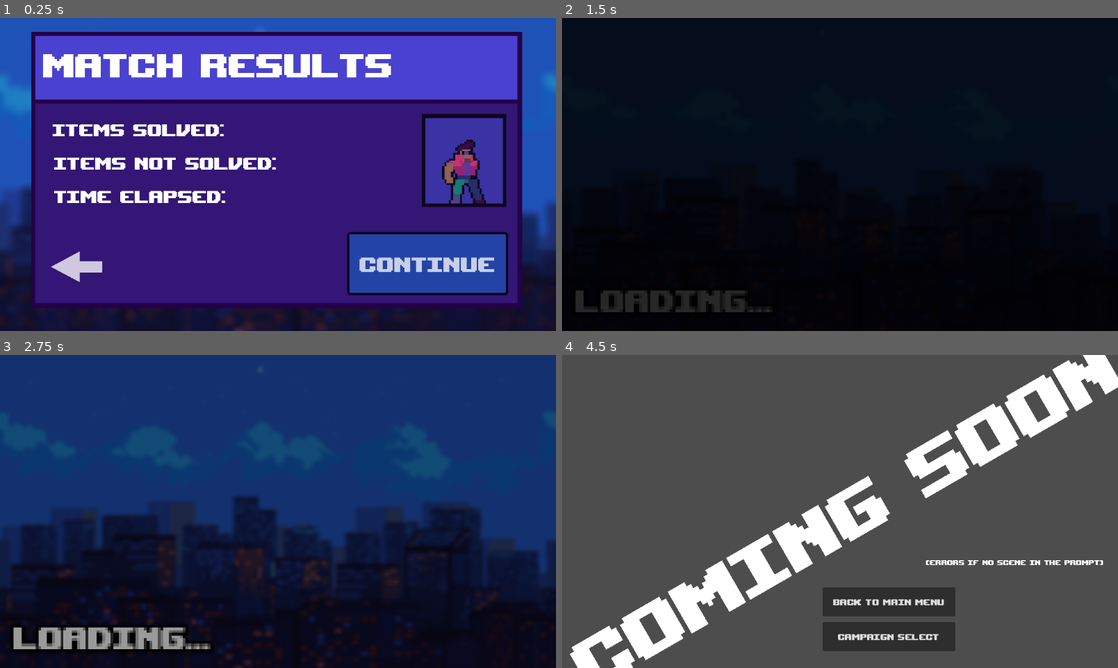
Above: before the commit, frames 1-4 (two rows, left to right).
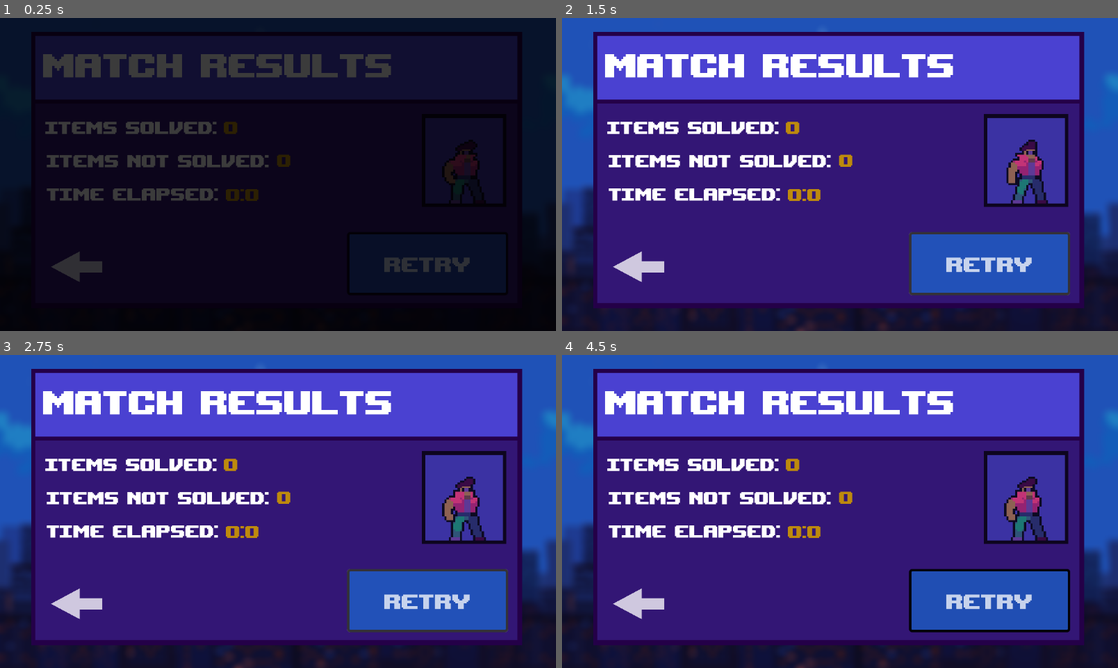
Above: after the commit, the same moments.

Repository: VinceAL-9/Mathfight
Game: Godot game, scene res://scenes/Whole game/Choose mode/campaign/Core gameplay/match_results.tscn
Same seed, same stepped clock (60 frames per second), same inputs: the game is played once before the commit and once after it. This scene is started directly instead of the project's main scene. Sound files missing from this copy of the repository are replaced by a short silence.
Inputs (mouse positions are in pixels of both pictures, inside the frame that each line leads up to):
- Up to frame 1 (0.25 s): no input
- Up to frame 2 (1.5 s): click (639, 265) at 0.5 s; click "Continue" (after the commit: "Retry") at 1.25 s
- Up to frame 3 (2.75 s): click "Continue" (after the commit: "Retry") at 2 s
- Up to frame 4 (4.5 s): click "Continue" (after the commit: "Retry") at 2.75 s; click (684, 445) at 3.5 s, where only the run before the commit has a clickable "STORE"; click (684, 495) at 4.25 s, where only the run before the commit has a clickable "ACHIEVEMENTS"

The runs differ from the first frame. In frame 1, 99% of the frame differs, in the area x 0-100%, y 0-100%; in frame 2, 99%; in frame 3, 92%; in frame 4, 100%.

Commit message:
Match results scene changes and fixes
Added the numbers for statistics, and made the button functional

Diff:
--- a/project.godot
+++ b/project.godot
@@ -24,6 +24,7 @@
 Functions="*res://scripts/Whole game/functions.gd"
 Gamestate="*res://scripts/Whole game/Choose mode/campaign/Core gameplay/gamestate.gd"
 Music="*res://scenes/Whole game/music_player.tscn"
+Leveldata="*res://scripts/Whole game/Choose mode/campaign/Core gameplay/leveldata.gd"
 
 [display]
 
--- a/scenes/Whole game/Choose mode/campaign/Core gameplay/match_results.tscn
+++ b/scenes/Whole game/Choose mode/campaign/Core gameplay/match_results.tscn
@@ -67,8 +67,96 @@
 }],
 "loop": true,
 "name": &"idle",
-"speed": 10.0
+"speed": 5.0
 }]
+
+[sub_resource type="Animation" id="Animation_v7xk8"]
+length = 0.001
+tracks/0/type = "value"
+tracks/0/imported = false
+tracks/0/enabled = true
+tracks/0/path = NodePath("Transition/ColorRect:self_modulate")
+tracks/0/interp = 1
+tracks/0/loop_wrap = true
+tracks/0/keys = {
+"times": PackedFloat32Array(0),
+"transitions": PackedFloat32Array(1),
+"update": 0,
+"values": [Color(1, 1, 1, 1)]
+}
+tracks/1/type = "value"
+tracks/1/imported = false
+tracks/1/enabled = true
+tracks/1/path = NodePath("Transition/ColorRect:visible")
+tracks/1/interp = 1
+tracks/1/loop_wrap = true
+tracks/1/keys = {
+"times": PackedFloat32Array(0),
+"transitions": PackedFloat32Array(1),
+"update": 1,
+"values": [true]
+}
+
+[sub_resource type="Animation" id="Animation_7safa"]
+resource_name = "fade_in"
+tracks/0/type = "value"
+tracks/0/imported = false
+tracks/0/enabled = true
+tracks/0/path = NodePath("Transition/ColorRect:self_modulate")
+tracks/0/interp = 1
+tracks/0/loop_wrap = true
+tracks/0/keys = {
+"times": PackedFloat32Array(0, 1),
+"transitions": PackedFloat32Array(1, 1),
+"update": 0,
+"values": [Color(1, 1, 1, 1), Color(1, 1, 1, 0)]
+}
+tracks/1/type = "value"
+tracks/1/imported = false
+tracks/1/enabled = true
+tracks/1/path = NodePath("Transition/ColorRect:visible")
+tracks/1/interp = 1
+tracks/1/loop_wrap = true
+tracks/1/keys = {
+"times": PackedFloat32Array(1),
+"transitions": PackedFloat32Array(1),
+"update": 1,
+"values": [false]
+}
+
+[sub_resource type="Animation" id="Animation_0auvj"]
+resource_name = "fade_out"
+tracks/0/type = "value"
+tracks/0/imported = false
+tracks/0/enabled = true
+tracks/0/path = NodePath("Transition/ColorRect:self_modulate")
+tracks/0/interp = 1
+tracks/0/loop_wrap = true
+tracks/0/keys = {
+"times": PackedFloat32Array(0, 0.966667),
+"transitions": PackedFloat32Array(1, 1),
+"update": 0,
+"values": [Color(1, 1, 1, 0), Color(1, 1, 1, 1)]
+}
+tracks/1/type = "value"
+tracks/1/imported = false
+tracks/1/enabled = true
+tracks/1/path = NodePath("Transition/ColorRect:visible")
+tracks/1/interp = 1
+tracks/1/loop_wrap = true
+tracks/1/keys = {
+"times": PackedFloat32Array(0),
+"transitions": PackedFloat32Array(1),
+"update": 1,
+"values": [true]
+}
+
+[sub_resource type="AnimationLibrary" id="AnimationLibrary_nbrat"]
+_data = {
+&"RESET": SubResource("Animation_v7xk8"),
+&"fade_in": SubResource("Animation_7safa"),
+&"fade_out": SubResource("Animation_0auvj")
+}
 
 [node name="Control" type="Control"]
 layout_mode = 3
@@ -138,31 +226,62 @@
 metadata/_edit_use_anchors_ = true
 
 [node name="ItemsSolvedText" type="RichTextLabel" parent="CanvasLayer"]
-offset_left = 109.0
-offset_top = 207.0
-offset_right = 575.0
-offset_bottom = 257.0
+offset_left = 94.0
+offset_top = 202.0
+offset_right = 560.0
+offset_bottom = 252.0
 theme_override_fonts/normal_font = ExtResource("3_7dvep")
 theme_override_font_sizes/normal_font_size = 50
 text = "Items Solved:"
 
+[node name="ItemsSolved" type="RichTextLabel" parent="CanvasLayer"]
+offset_left = 464.0
+offset_top = 202.0
+offset_right = 675.0
+offset_bottom = 252.0
+theme_override_colors/default_color = Color(0.815686, 0.6, 0, 0.886275)
+theme_override_fonts/normal_font = ExtResource("3_7dvep")
+theme_override_font_sizes/normal_font_size = 50
+text = "Solved
+"
+
 [node name="ItemsNotSolvedText" type="RichTextLabel" parent="CanvasLayer"]
-offset_left = 112.0
-offset_top = 276.0
-offset_right = 599.0
-offset_bottom = 326.0
+offset_left = 97.0
+offset_top = 271.0
+offset_right = 584.0
+offset_bottom = 321.0
 theme_override_fonts/normal_font = ExtResource("3_7dvep")
 theme_override_font_sizes/normal_font_size = 50
 text = "Items Not solved:"
 
+[node name="ItemsNotSolved" type="RichTextLabel" parent="CanvasLayer"]
+offset_left = 574.0
+offset_top = 270.0
+offset_right = 860.0
+offset_bottom = 320.0
+theme_override_colors/default_color = Color(0.815686, 0.6, 0, 0.886275)
+theme_override_fonts/normal_font = ExtResource("3_7dvep")
+theme_override_font_sizes/normal_font_size = 50
+text = "Not solved"
+
 [node name="TimeElapsedText" type="RichTextLabel" parent="CanvasLayer"]
-offset_left = 112.0
-offset_top = 345.0
-offset_right = 578.0
-offset_bottom = 395.0
+offset_left = 97.0
+offset_top = 340.0
+offset_right = 456.0
+offset_bottom = 390.0
 theme_override_fonts/normal_font = ExtResource("3_7dvep")
 theme_override_font_sizes/normal_font_size = 50
 text = "Time elapsed:"
+
+[node name="TimeElapsed" type="RichTextLabel" parent="CanvasLayer"]
+offset_left = 468.0
+offset_top = 341.0
+offset_right = 831.0
+offset_bottom = 391.0
+theme_override_colors/default_color = Color(0.815686, 0.6, 0, 0.886275)
+theme_override_fonts/normal_font = ExtResource("3_7dvep")
+theme_override_font_sizes/normal_font_size = 50
+text = "Time"
 
 [node name="BackButton" type="TextureButton" parent="CanvasLayer"]
 modulate = Color(1, 1, 1, 0.764706)
@@ -225,7 +344,21 @@
 scale = Vector2(4.57292, 3.89482)
 sprite_frames = SubResource("SpriteFrames_tc4w2")
 animation = &"idle"
-frame_progress = 0.272894
+frame_progress = 0.376396
+
+[node name="Transition" type="AnimationPlayer" parent="CanvasLayer"]
+process_mode = 3
+libraries = {
+&"": SubResource("AnimationLibrary_nbrat")
+}
+
+[node name="ColorRect" type="ColorRect" parent="CanvasLayer/Transition"]
+anchors_preset = 15
+anchor_right = 1.0
+anchor_bottom = 1.0
+grow_horizontal = 2
+grow_vertical = 2
+color = Color(0, 0, 0, 1)
 
 [connection signal="pressed" from="CanvasLayer/BackButton" to="." method="_on_back_button_pressed"]
 [connection signal="pressed" from="CanvasLayer/ContinueButton" to="." method="_on_continue_button_pressed"]
--- a/scripts/Whole game/Choose mode/campaign/Core gameplay/game.gd
+++ b/scripts/Whole game/Choose mode/campaign/Core gameplay/game.gd
@@ -75,12 +75,15 @@
 		await get_tree().create_timer(1.5).timeout
 
 		player_health -= 10
+
+		Leveldata.items_not_solved += 1
 		update_health_ui()
 
 
 		if player_health <= 0:
 			anim.play("player_death") # death animation for player
 			enemy_sprite.play("idle")
+			Leveldata.player_win = false
 			await end_game_after_delay()
 			return
 
@@ -112,11 +115,13 @@
 		else: # normal damage
 			enemy_health -= 10
 
+		Leveldata.items_solved += 1
 		update_health_ui()
 
 		if enemy_health <= 0:
 			anim.play("enemy_death") # death animation for enemy
 			player_sprite.play("idle")
+			Leveldata.player_win = true
 
 			await end_game_after_delay()
 			return
@@ -148,17 +153,21 @@
 		else:
 			solve_timer_display.add_theme_color_override("font_color", Color.YELLOW)
 
+	Leveldata.time_elapsed += _delta
+
 func end_game_after_delay() -> void: # wait for a moment before ending the game
-	transition.play("fade_out")
+
 	game_over = true # prevent further interaction
 
 	solve_timer.stop()
 	prob_timer.stop()
+	transition.play("fade_out")
+	await get_tree().create_timer(1).timeout
 
 	display.queue_free() # remove every UI element from screen
 
-	await get_tree().create_timer(4.0).timeout # wait 5 seconds before final action
+	await get_tree().create_timer(5.0).timeout # wait 5 seconds before final action
 
-	# Now show a Game Over screen or quit, as well as play the corresponding music
-	Music.play_match_results()
-	get_tree().change_scene_to_file("res://scenes/Whole game/Choose mode/campaign/Core gameplay/match_results.tscn")
+	# Now show a Game Over screen or quit
+	Functions.load_screen_to_scene("res://scenes/Whole game/Choose mode/campaign/Core gameplay/match_results.tscn")
+	print("Game Over") # Optional: Replace with UI or scene change
--- /dev/null
+++ b/scripts/Whole game/Choose mode/campaign/Core gameplay/leveldata.gd
@@ -0,0 +1,8 @@
+extends Node
+
+var time_elapsed = 0
+var items_solved = 0
+var items_not_solved = 0
+
+var level = 0
+var player_win = false
--- a/scripts/Whole game/Choose mode/campaign/Core gameplay/pause_button.gd
+++ b/scripts/Whole game/Choose mode/campaign/Core gameplay/pause_button.gd
@@ -13,8 +13,8 @@
 
 func _on_exit_button_pressed() -> void:
 	resume()
+	Leveldata.level = 0
 	Transition.play("fade_out")
-	Music.play_menu_music()
 	await get_tree().create_timer(1).timeout
 	get_tree().change_scene_to_file("res://scenes/Whole game/Choose mode/campaign/campaign_select.tscn")
 
--- a/scripts/Whole game/Choose mode/campaign/Levels/pre_game_1.gd
+++ b/scripts/Whole game/Choose mode/campaign/Levels/pre_game_1.gd
@@ -11,3 +11,4 @@
 	Music.play_level_1()
 	await get_tree().create_timer(1).timeout
 	get_tree().change_scene_to_file("res://scenes/Whole game/Choose mode/campaign/levels/level_1.tscn")
+	Leveldata.level = 1
--- a/scripts/Whole game/Choose mode/campaign/Levels/pre_game_2.gd
+++ b/scripts/Whole game/Choose mode/campaign/Levels/pre_game_2.gd
@@ -11,3 +11,4 @@
 	Music.play_level_2()
 	await get_tree().create_timer(1).timeout
 	get_tree().change_scene_to_file("res://scenes/Whole game/Choose mode/campaign/levels/level_2.tscn")
+	Leveldata.level = 2
--- a/scripts/Whole game/Choose mode/campaign/Levels/pre_game_3.gd
+++ b/scripts/Whole game/Choose mode/campaign/Levels/pre_game_3.gd
@@ -11,3 +11,4 @@
 	Music.play_level_3()
 	await get_tree().create_timer(1).timeout
 	get_tree().change_scene_to_file("res://scenes/Whole game/Choose mode/campaign/levels/level_3.tscn")
+	Leveldata.level = 3
--- a/scripts/Whole game/Choose mode/campaign/match_results.gd
+++ b/scripts/Whole game/Choose mode/campaign/match_results.gd
@@ -1,14 +1,41 @@
 extends Control
 
 @onready var animated_sprite_2d = $CanvasLayer/AnimatedSprite2D
+@onready var transition = $CanvasLayer/Transition
+@onready var time_elapsed = $CanvasLayer/TimeElapsed
+@onready var items_solved = $CanvasLayer/ItemsSolved
+@onready var items_not_solved = $CanvasLayer/ItemsNotSolved
+@onready var button_play = $CanvasLayer/ContinueButton
 
 func _ready():
+	transition.play("fade_in")
 	animated_sprite_2d.play("idle")
+	time_elapsed.bbcode_text = str(fmod(Leveldata.time_elapsed, 3600) / 60).pad_decimals(0)  + ":" + str(fmod(Leveldata.time_elapsed, 60)).pad_decimals(0)
+	items_solved.bbcode_text = Leveldata.items_solved
+	items_not_solved.bbcode_text = Leveldata.items_not_solved
+	Leveldata.time_elapsed = 0.0
+	Leveldata.items_solved = 0
+	Leveldata.items_not_solved = 0
+	if Leveldata.level == 3:
+		button_play.visible = false
+	if !Leveldata.player_win:
+		button_play.text = "Retry"
+
 
 func _on_back_button_pressed() -> void:
-	pass
-
+	Leveldata.level = 0
+	Functions.load_screen_to_scene("res://scenes/Whole game/main_menu.tscn")
 
 func _on_continue_button_pressed() -> void:
-	Music.play_menu_music()
-	Functions.load_screen_to_scene("res://scenes/Whole game/main_menu.tscn")
+	if Leveldata.player_win:
+		if Leveldata.level == 1:
+			Functions.load_screen_to_scene("res://scenes/Whole game/Choose mode/campaign/levels/level_2.tscn")
+			Leveldata.level = 2
+		elif Leveldata.level == 2:
+			Functions.load_screen_to_scene("res://scenes/Whole game/Choose mode/campaign/levels/level_3.tscn")
+			Leveldata.level = 2
+	else:
+		if Leveldata.level == 1:
+			Functions.load_screen_to_scene("res://scenes/Whole game/Choose mode/campaign/levels/level_1.tscn")
+		elif Leveldata.level == 2:
+			Functions.load_screen_to_scene("res://scenes/Whole game/Choose mode/campaign/levels/level_2.tscn")
Not shown: 1 places in scenes/Whole game/Choose mode/campaign/Core gameplay/match_results.tscn that only renumber resources
Not shown, added: scripts/Whole game/Choose mode/campaign/Core gameplay/leveldata.gd.uid
